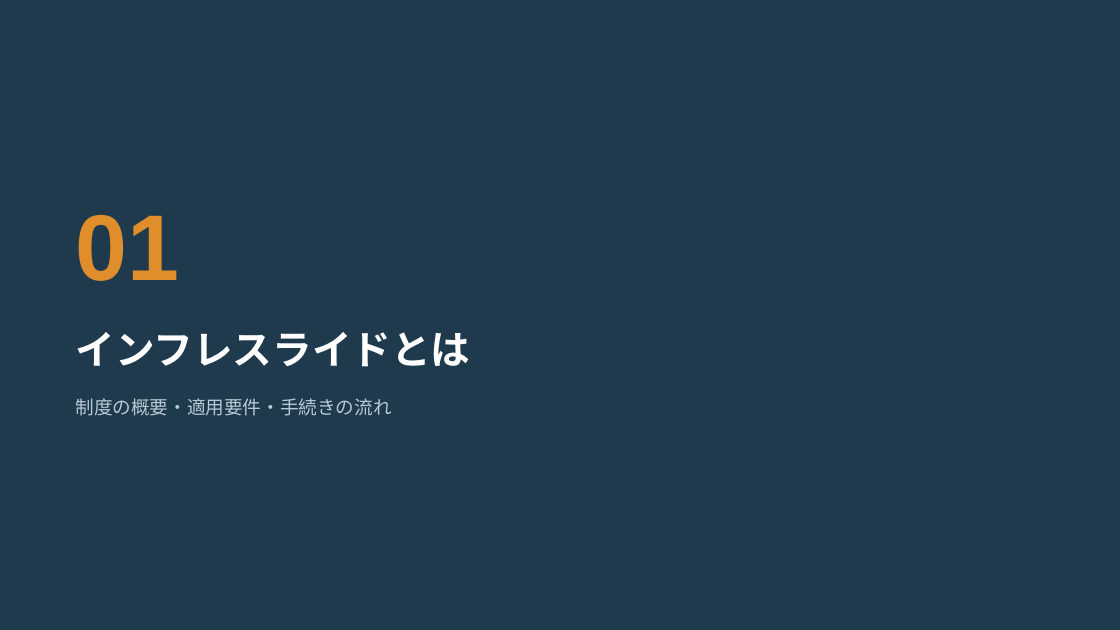
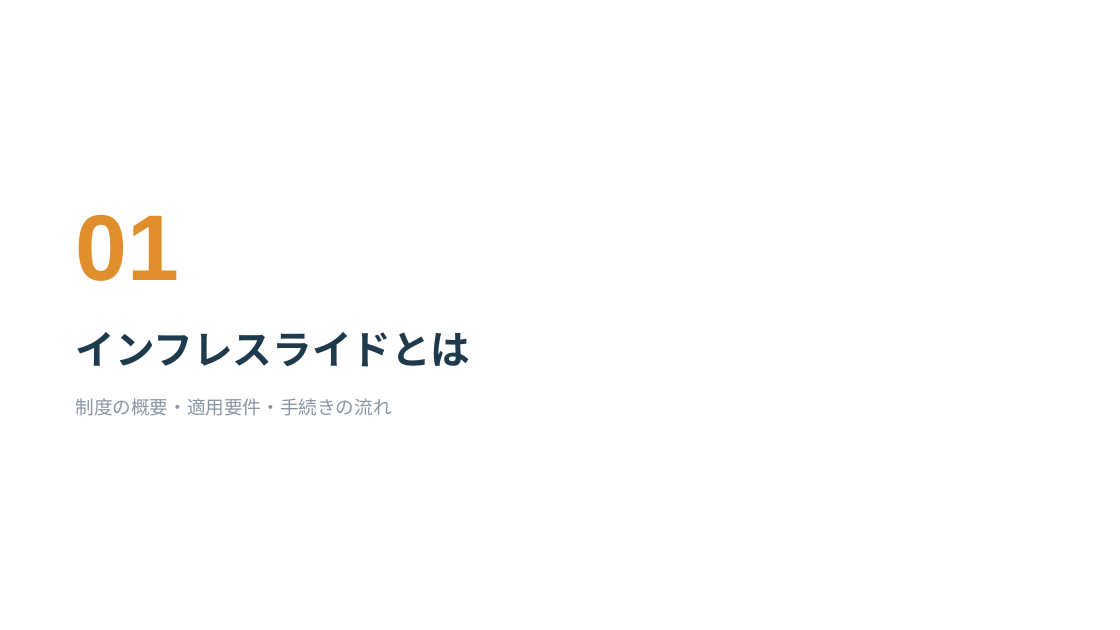
Before and after one commit to maedaatsushi5908-design/work, a slide deck: slide 4 of presentations/inflation_slide_template.pptx. Drawn at 1120x630 pixels with LibreOffice and Linux fonts; fonts in the diff are those of the drawing. Boxes give left, top, right and bottom in pixels: in the first picture for what was removed or moved away, otherwise in the second. Text is boxed around its words. In the diff, an @@ line names an element or a change of style, - is before the commit and + after.

```diff
--- a/presentations/inflation_slide_template.pptx
+++ b/presentations/inflation_slide_template.pptx
@@ background #1F3A4D to #FFFFFF @@
@@ text "インフレスライドとは" at (76, 332, 471, 367): text colour #FFFFFF to #1F3A4D @@
@@ text "制度の概要・適用要件・手続きの流れ" at (76, 398, 392, 416): text colour #B9C8D4 to #8A97A3 @@
```
Also in this commit, not shown: 9 other slides changed, 2 slides added, 4 slides removed, 1 other file.
